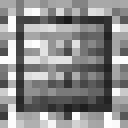
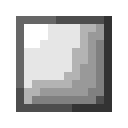
Before/after of a 128x128 layered artwork. What changed in the layer stack:
showed "plate_overlay", opacity 100% → 50% over (24, 24, 48, 48)
renamed "Calque copié #1" to "wood_effect", hid it, opacity 100% → 50% over (0, 0, 128, 128)
